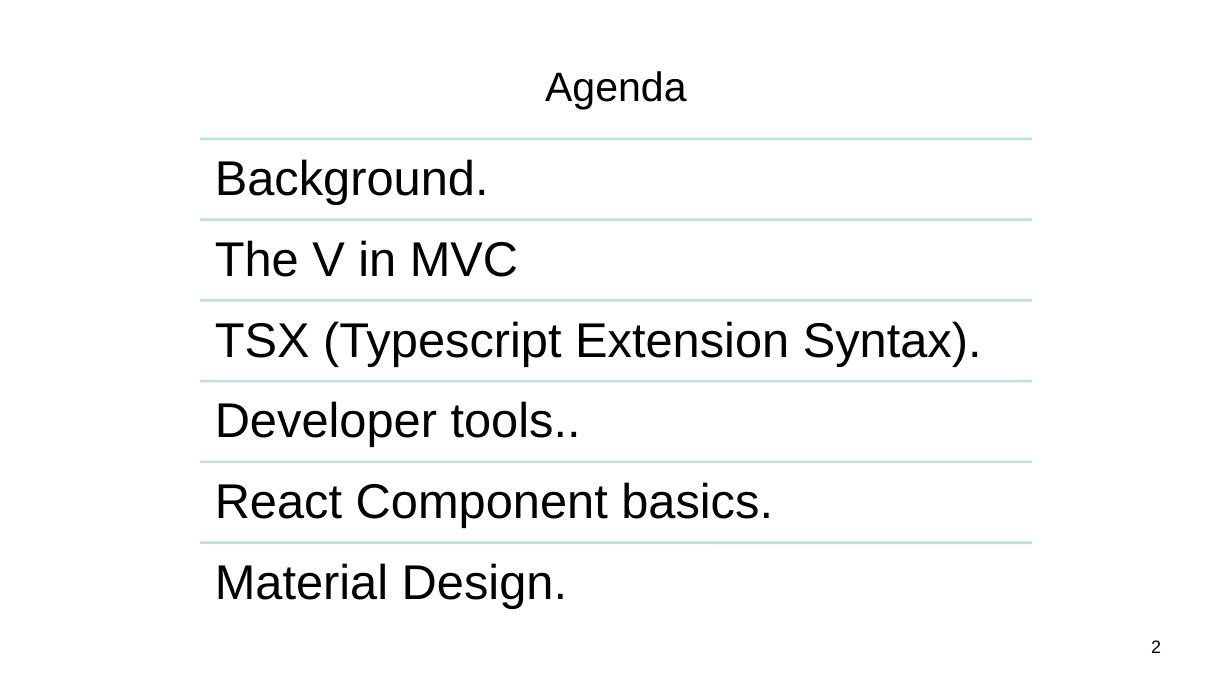
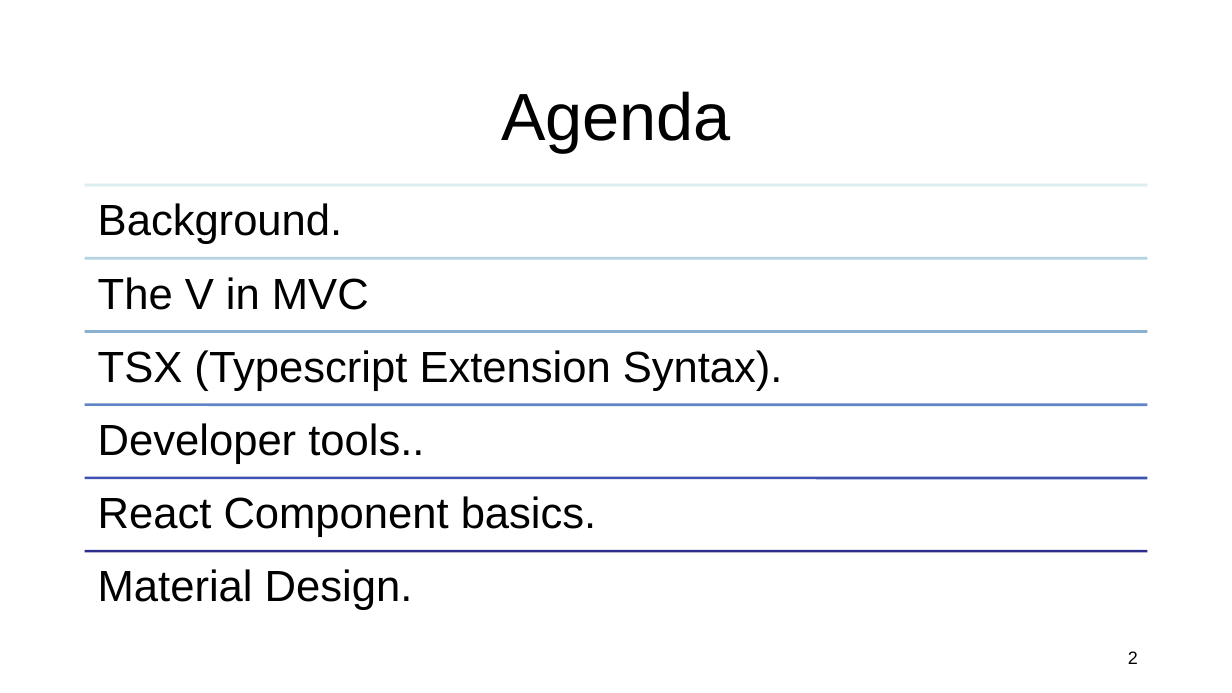
Before and after one commit to wit-hdip-comp-sci-2024/full-stack-2, a slide deck: slide 2 of topic-2/talk-1/ReactJS_01.pptx. Drawn at 1232x693 pixels with LibreOffice and Linux fonts; fonts in the diff are those of the drawing. Boxes give left, top, right and bottom in pixels: in the first picture for what was removed or moved away, otherwise in the second. Text is boxed around its words. In the diff, an @@ line names an element or a change of style, - is before the commit and + after.

```diff
--- a/topic-2/talk-1/ReactJS_01.pptx
+++ b/topic-2/talk-1/ReactJS_01.pptx
@@ title "Agenda" moved from (x1=545, y1=71, x2=687, y2=110) to (x1=501, y1=91, x2=731, y2=152) @@
@@ title "Agenda" at (x1=501, y1=91, x2=731, y2=152): size 32 to 52 pt @@
@@ line removed from (201, 139) to (1032, 139) @@
@@ size 38 to 34 pt; less space between paragraphs in 6 elements at (x1=98, y1=569, x2=413, y2=610), (x1=98, y1=496, x2=596, y2=537), (x1=98, y1=423, x2=424, y2=464), (x1=98, y1=350, x2=783, y2=391), (x1=98, y1=277, x2=369, y2=310), (x1=98, y1=203, x2=342, y2=244) @@
@@ text "Background." moved from (x1=215, y1=159, x2=489, y2=204) to (x1=98, y1=203, x2=342, y2=244) @@
@@ line moved from (201, 220) - (1032, 220) to (85, 185) - (1148, 185) @@
@@ line (85, 185) - (1148, 185): stroke #BBE0E3 2 pt to #DAEDEF 2 pt @@
@@ text "The V in MVC" moved from (x1=215, y1=240, x2=518, y2=277) to (x1=98, y1=277, x2=369, y2=310) @@
@@ line added from (85, 258) to (1148, 258), #B3D3E0 2 pt @@
@@ text "TSX (Typescript Extension Syntax)." moved from (x1=215, y1=321, x2=982, y2=366) to (x1=98, y1=350, x2=783, y2=391) @@
@@ line moved from (201, 300) - (1032, 300) to (85, 332) - (1148, 332) @@
@@ line (85, 332) - (1148, 332): stroke #BBE0E3 2 pt to #8AB1D2 2 pt @@
@@ text "Developer tools.." moved from (x1=215, y1=401, x2=581, y2=447) to (x1=98, y1=423, x2=424, y2=464) @@
@@ line moved from (201, 381) - (1032, 381) to (85, 405) - (1148, 405) @@
@@ line (85, 405) - (1148, 405): stroke #BBE0E3 2 pt to #6084C5 2 pt @@
@@ text "React Component basics." moved from (x1=215, y1=482, x2=773, y2=527) to (x1=98, y1=496, x2=596, y2=537) @@
@@ line moved from (201, 462) - (1032, 462) to (85, 478) - (1148, 478) @@
@@ line (85, 478) - (1148, 478): stroke #BBE0E3 2 pt to #3D52B1 2 pt @@
@@ text "Material Design." moved from (x1=215, y1=563, x2=567, y2=608) to (x1=98, y1=569, x2=413, y2=610) @@
@@ line moved from (201, 543) - (1032, 543) to (85, 552) - (1148, 552) @@
@@ line (85, 552) - (1148, 552): stroke #BBE0E3 2 pt to #2D2D8A 2 pt @@
@@ page number moved from (x1=1151, y1=640, x2=1161, y2=653) to (x1=1128, y1=651, x2=1138, y2=664) @@
@@ page number at (x1=1128, y1=651, x2=1138, y2=664): more space between paragraphs @@
```
Also in this commit, not shown: 6 other slides changed, 22 slides removed, 20 other files.
